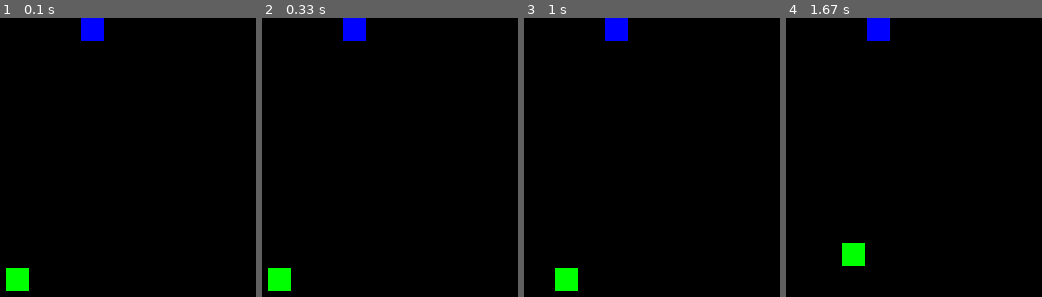
Above: before the commit, frames 1-4 (left to right).
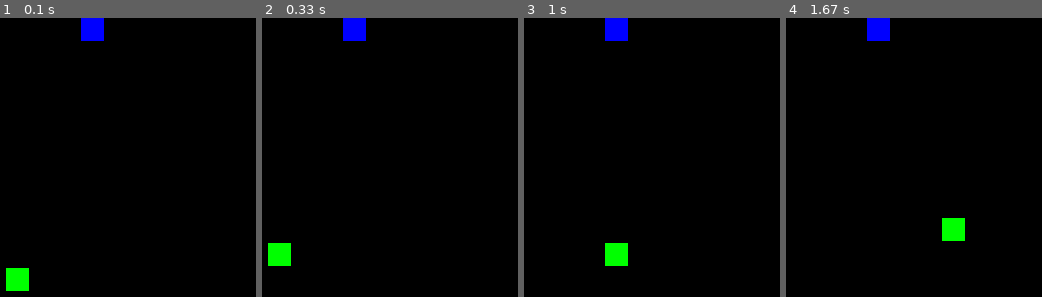
Above: after the commit, the same moments.

Repository: barld/SankePygame
Game: pygame game, started from les_11_1/main.py
Same seed, same stepped clock (60 frames per second), same inputs: the game is played once before the commit and once after it.
Inputs:
- Up to frame 1 (0.1 s): no input
- Up to frame 2 (0.33 s): no input
- Up to frame 3 (1 s): hold Right 0.33-0.8 s; hold Up from 0.83 s (still down)
- Up to frame 4 (1.67 s): release Up at 1.13 s; hold Right 1.17-1.63 s

Frame 1 is identical in both runs. In frame 2, 1.5% of the frame differs, in the area x 2-12%, y 80-98%; in frame 3, 1.5%; in frame 4, 1.5%.

Commit message:
Update SnakeGame.py

Diff:
--- a/les_11_1/SnakeGame.py
+++ b/les_11_1/SnakeGame.py
@@ -10,8 +10,9 @@
     def is_same(self, v2):
         return self.x == v2.x and self.y == v2.y
 
+
 class Snake:
-    def __init__(self, pos:Vector2, tail=None):
+    def __init__(self, pos: Vector2, tail=None):
         self.pos = pos
         self.tail = tail
 
@@ -19,12 +20,13 @@
         if n == 0:
             return None
         else:
-            return Snake(self.pos, self.tail.take(n-1) if self.tail is not None else None)
+            return Snake(self.pos, self.tail.take(n - 1) if self.tail is not None else None)
 
     def draw(self, screen, cSize, rSize):
         pygame.draw.rect(screen, (0, 255, 0), [self.pos.x * cSize, self.pos.y * rSize, cSize - 2, rSize - 2])
         if self.tail is not None:
-            self.tail.draw(screen,cSize,rSize)
+            self.tail.draw(screen, cSize, rSize)
+
     def length(self):
         if self.tail is None:
             return 1
@@ -37,7 +39,7 @@
         elif self.tail is None:
             return None
         else:
-            return self.tail.skip(n-1)
+            return self.tail.skip(n - 1)
 
     def exist(self, p):
         if p(self.pos):
@@ -47,29 +49,28 @@
         else:
             return self.tail.exist(p)
 
+
 class Game:
     def __init__(self, colloms, rows, width, height):
-        self.snake = Snake(Vector2(10,10))
+        self.snake = Snake(Vector2(10, 10))
         self.colloms = colloms
         self.rows = rows
         self.setfood()
         self.width = width
         self.height = height
-        self.speed = 0.5
+        self.speed = 0.2
+        self.score = 0
         self.cooldown = self.speed
 
         self.direction = pygame.K_UP
         self.length = 1
 
+    def draw(self, screen):
+        cSize = self.width // self.colloms
+        rSize = self.height // self.rows
 
-
-    def draw(self, screen):
-        cSize = self.width//self.colloms
-        rSize = self.height//self.rows
-
-        self.snake.draw(screen,cSize,rSize)
-        pygame.draw.rect(screen, (0,0,255), [self.food.x * cSize, self.food.y * rSize, cSize-2, rSize-2])
-
+        self.snake.draw(screen, cSize, rSize)
+        pygame.draw.rect(screen, (0, 0, 255), [self.food.x * cSize, self.food.y * rSize, cSize - 2, rSize - 2])
 
     def update(self, events, dt):
         self.cooldown = self.cooldown - dt
@@ -90,30 +91,31 @@
             if self.direction == pygame.K_UP:
                 newpos = Vector2(self.snake.pos.x, self.snake.pos.y - 1)
             elif self.direction == pygame.K_RIGHT:
-                newpos = Vector2(self.snake.pos.x+1, self.snake.pos.y)
+                newpos = Vector2(self.snake.pos.x + 1, self.snake.pos.y)
             elif self.direction == pygame.K_DOWN:
                 newpos = Vector2(self.snake.pos.x, self.snake.pos.y + 1)
             else:
-                newpos = Vector2(self.snake.pos.x-1, self.snake.pos.y)
+                newpos = Vector2(self.snake.pos.x - 1, self.snake.pos.y)
             self.snake = Snake(newpos, self.snake)
             self.snake = self.snake.take(self.length)
-
+            self.teleport(self.snake)
             self.cooldown = self.speed
 
-            self.teleport(self.snake)
             if self.isdead(self.snake):
                 print("you died")
                 exit()
 
             if self.snake.pos.is_same(self.food):
                 self.length += 1
+                self.score += 1
                 snake = Snake(self.food, self.snake)
                 self.setfood()
 
     def setfood(self):
-        self.food = Vector2(random.randint(0,self.rows-1), random.randint(0,self.colloms-1))
+        self.food = Vector2(random.randint(0, self.rows - 1), random.randint(0, self.colloms - 1))
 
     def isdead(self, snake):
+        # return (snake.pos.x == -1 or snake.pos.x == self.colloms) or (snake.pos.y == -1 or snake.pos.y == self.rows)
         if snake.length() > 1:
             return snake.skip(1).exist(lambda x: x.is_same(snake.pos))
         return False
